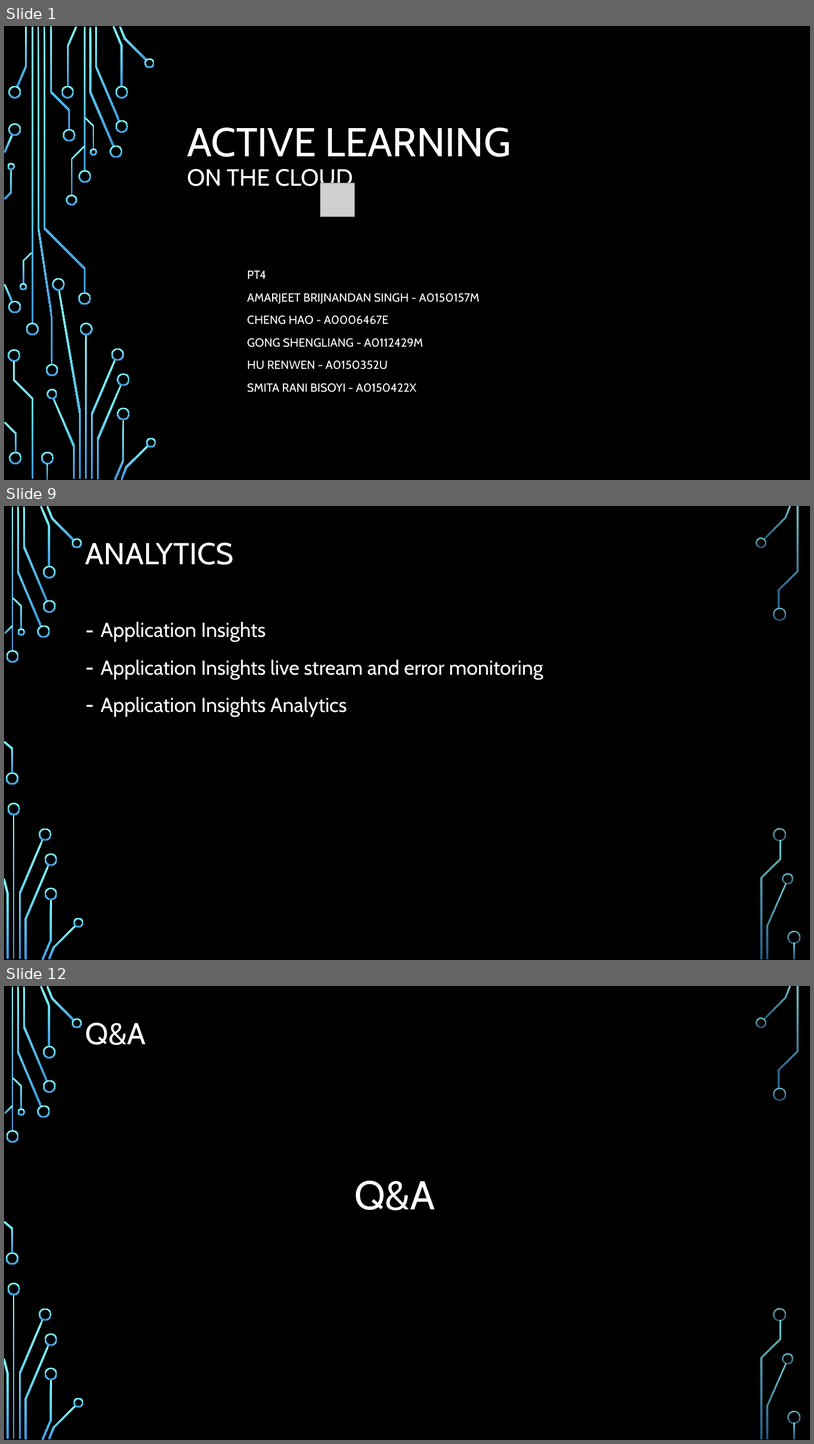
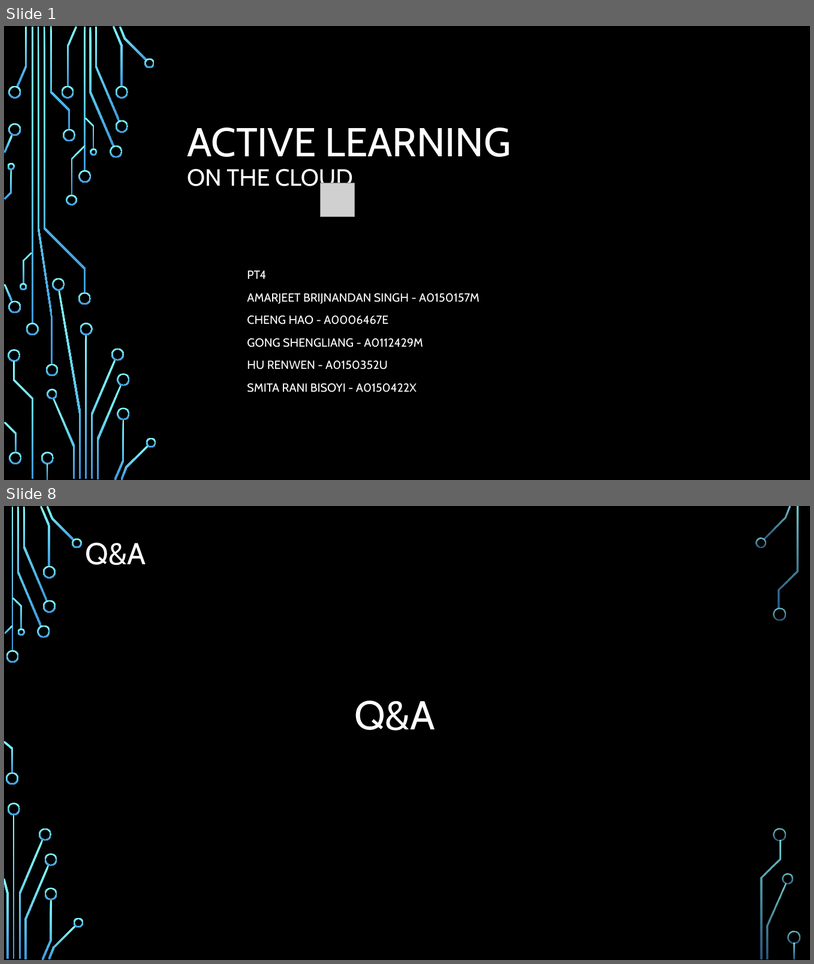
Before and after one commit to chenghao1983/c6c1d99d-502e-4a47-b8f5-35181e48b4fa_PT4, a slide deck: Doc/Active Learning on the Cloud - PT4.pptx. Shown one above the other, each under a label of ours: slides 1, 9 and 12 before the commit, slides 1 and 8 after it; the slides between them are not shown. The pictures are 814x1444 and 814x964 pixels, drawn with LibreOffice and Linux fonts; fonts in the diff are those of the drawing; grey boxes stand for pictures; background and template pictures are left out. Boxes give left, top, right and bottom in pixels: in the first picture for what was removed or moved away, otherwise in the second. Text is boxed around its words. In the diff, an @@ line names an element or a change of style, - is before the commit and + after.

```diff
--- a/Doc/Active Learning on the Cloud - PT4.pptx
+++ b/Doc/Active Learning on the Cloud - PT4.pptx
@@ slide 9 removed at (4,506,810,960), background picture (left out); not listed: 36 template elements that a slide beside it also shows @@
@@ title removed at (86,543,234,565) @@
-ANALYTICS
@@ text removed at (101,621,543,717) @@
-– Application Insights
-– Application Insights live stream and error monitoring
-– Application Insights Analytics
@@ what was slide 12 is now slide 8 @@
```
Also in this commit, not shown: 5 slides changed, 1 slide added, 4 other slides removed.
